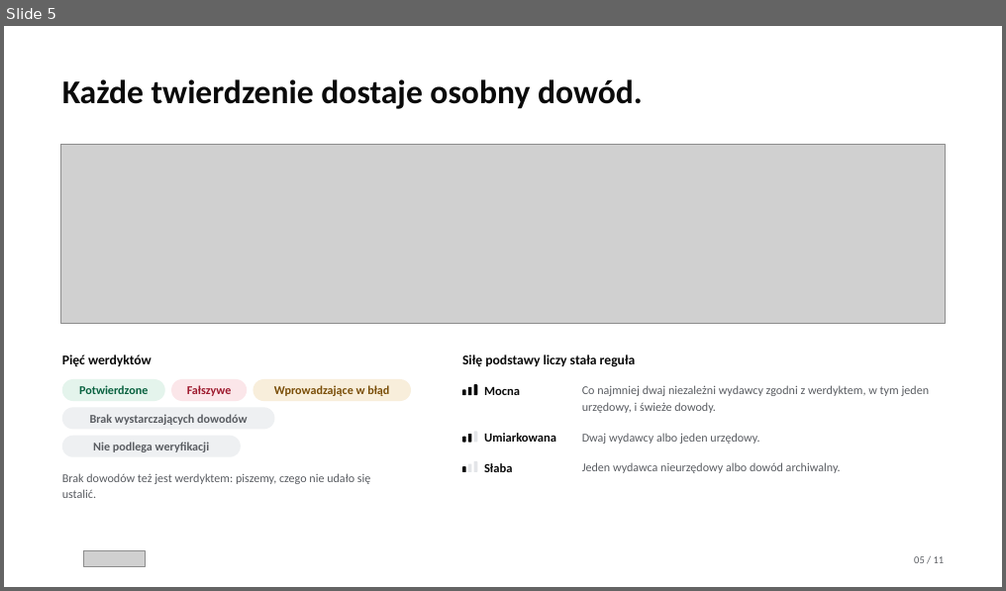
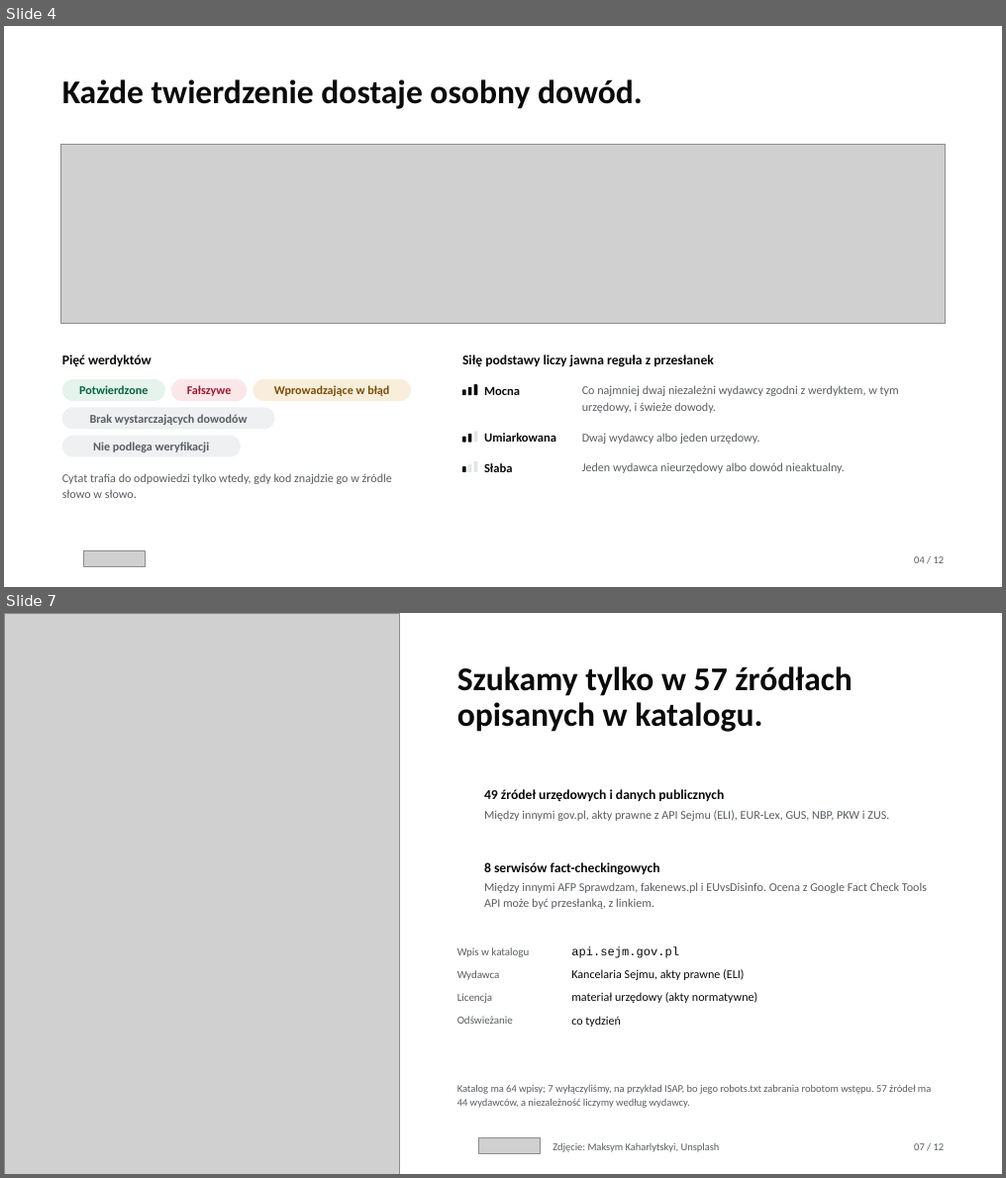
Before and after one commit to Meritum-HackNation2026/meritum-marketing, a slide deck: deck/meritum-deck.pptx. Shown one above the other, each under a label of ours: slide 5 before the commit, slides 4 and 7 after it; the slides between them are not shown. The pictures are 1006x591 and 1006x1178 pixels, drawn with LibreOffice and Linux fonts; fonts in the diff are those of the drawing; grey boxes stand for pictures; background and template pictures are left out. Boxes give left, top, right and bottom in pixels: in the first picture for what was removed or moved away, otherwise in the second. Text is boxed around its words. In the diff, an @@ line names an element or a change of style, - is before the commit and + after.

```diff
--- a/deck/meritum-deck.pptx
+++ b/deck/meritum-deck.pptx
@@ slide 7 added at (4, 613, 1002, 1174), background #FFFFFF @@
@@ picture added at (4, 613, 399, 1174) @@
@@ text added at (457, 666, 851, 732), 32 pt, text #0A0A0A, bold @@
+Szukamy tylko w 57 źródłach opisanych w katalogu.
@@ text added at (484, 789, 724, 802), 13 pt, text #0A0A0A, bold @@
+49 źródeł urzędowych i danych publicznych
@@ text added at (484, 810, 889, 821), 11.5 pt, text #5A5D62 @@
+Między innymi gov.pl, akty prawne z API Sejmu (ELI), EUR-Lex, GUS, NBP, PKW i ZUS.
@@ text added at (484, 862, 660, 875), 13 pt, text #0A0A0A, bold @@
+8 serwisów fact-checkingowych
@@ text added at (484, 882, 927, 909), 11.5 pt, text #5A5D62 @@
+Między innymi AFP Sprawdzam, fakenews.pl i EUvsDisinfo. Ocena z Google Fact Check Tools API może być przesłanką, z linkiem.
@@ text added at (457, 948, 529, 958), 10.5 pt, text #5A5D62 @@
+Wpis w katalogu
@@ text added at (571, 948, 679, 959), 11.5 pt, text #0A0A0A @@
+api.sejm.gov.pl
@@ text added at (457, 970, 500, 980), 10.5 pt, text #5A5D62 @@
+Wydawca
@@ text added at (457, 993, 492, 1003), 10.5 pt, text #5A5D62 @@
+Licencja
@@ text added at (571, 969, 744, 980), 11.5 pt, text #0A0A0A @@
+Kancelaria Sejmu, akty prawne (ELI)
@@ text added at (571, 992, 757, 1003), 11.5 pt, text #0A0A0A @@
+materiał urzędowy (akty normatywne)
@@ text added at (457, 1016, 513, 1024), 10.5 pt, text #5A5D62 @@
+Odświeżanie
@@ text added at (571, 1016, 621, 1027), 11.5 pt, text #0A0A0A @@
+co tydzień
@@ text added at (457, 1084, 931, 1108), 10 pt, text #5A5D62 @@
+Katalog ma 64 wpisy; 7 wyłączyliśmy, na przykład ISAP, bo jego robots.txt zabrania robotom wstępu. 57 źródeł ma 44 wydawców, a niezależność liczymy według wydawcy.
@@ picture added at (479, 1138, 540, 1154) @@
@@ text added at (552, 1143, 720, 1153), 10 pt, text #5A5D62 @@
+Zdjęcie: Maksym Kaharlytskyi, Unsplash
@@ text added at (914, 1144, 944, 1151), 10 pt, text #5A5D62 @@
+07 / 12
@@ what was slide 5 is now slide 4 @@
@@ slide 4 changed as well @@
@@ text at (462, 355, 714, 368): text changed @@
-Siłę podstawy liczy stała reguła
+Siłę podstawy liczy jawna reguła z przesłanek
@@ text at (582, 385, 899, 413): text changed @@
-Co najmniej dwaj niezależni wydawcy zgodni z werdyktem, w tym jeden urzędowy, i świeże dowody.
+Co najmniej dwaj niezależni wydawcy zgodni z werdyktem, w tym urzędowy, i świeże dowody.
@@ text at (582, 463, 845, 473): text changed @@
-Jeden wydawca nieurzędowy albo dowód archiwalny.
+Jeden wydawca nieurzędowy albo dowód nieaktualny.
@@ text at (62, 473, 392, 498): text changed @@
-Brak dowodów też jest werdyktem: piszemy, czego nie udało się ustalić.
+Cytat trafia do odpowiedzi tylko wtedy, gdy kod znajdzie go w źródle słowo w słowo.
@@ text at (914, 557, 944, 564): text changed @@
-05 / 11
+04 / 12
```
Also in this commit, not shown: 4 other slides changed, 6 other slides added, 6 slides removed, 45 other files.
